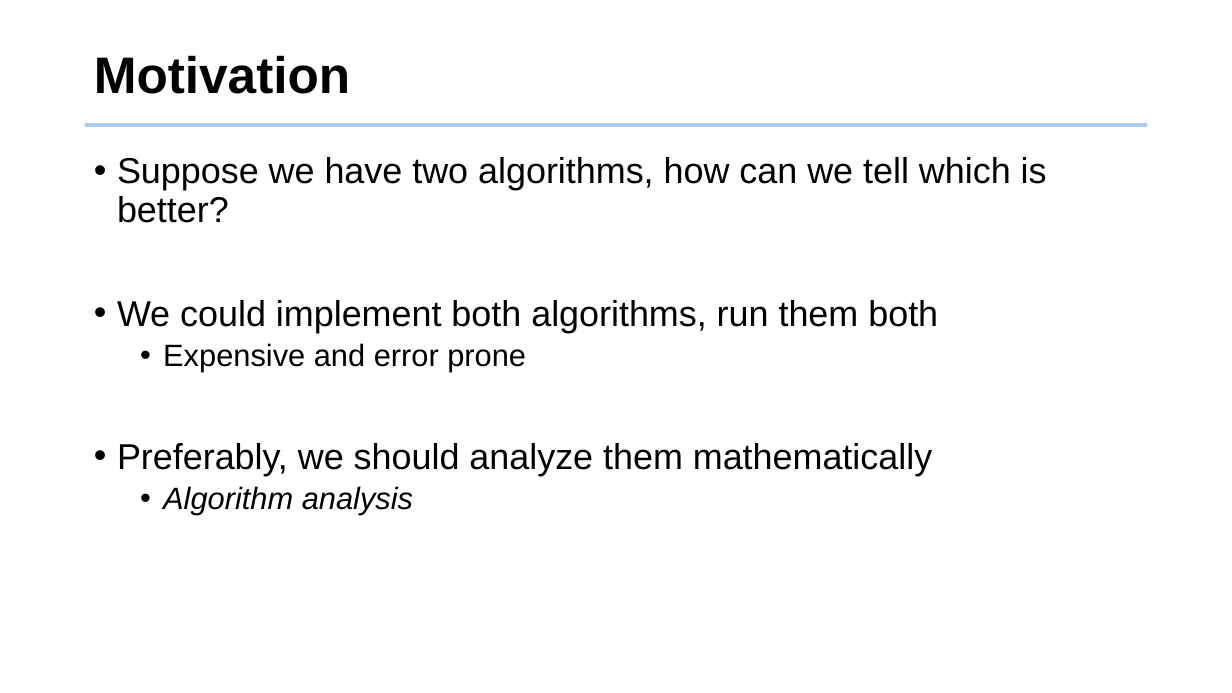
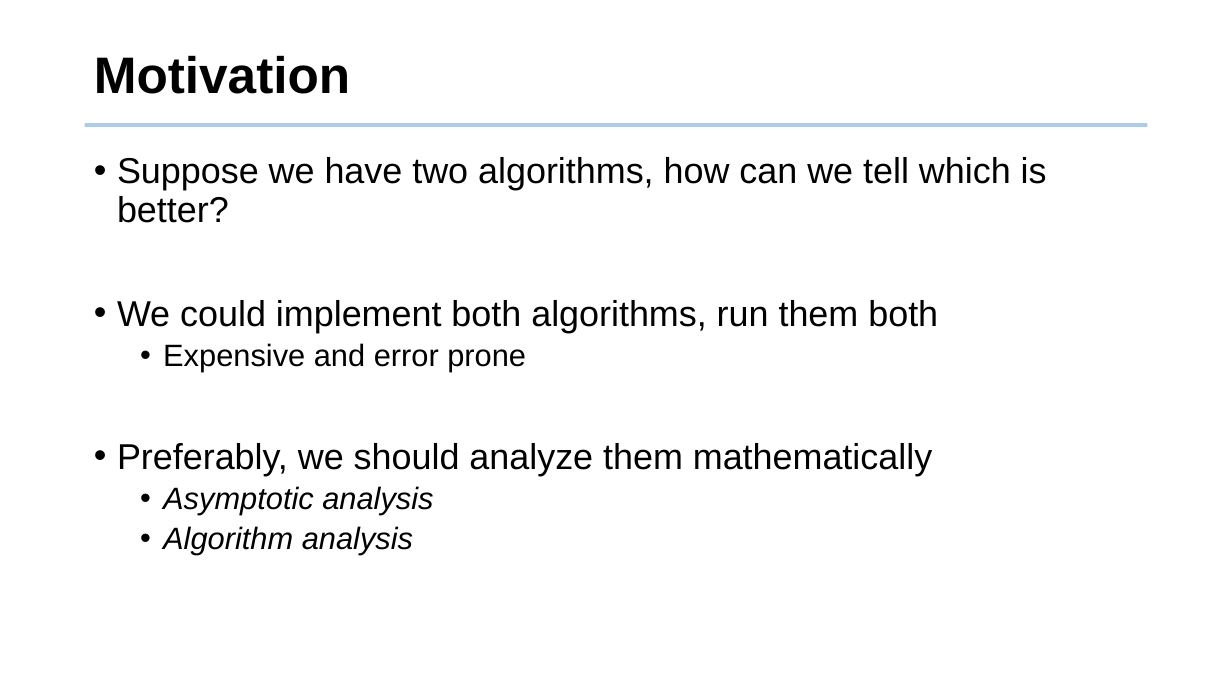
Before and after one commit to tsung-wei-huang/cs2420, a slide deck: slide 3 of slides/asymptotic_analysis.pptx. Drawn at 1232x693 pixels with LibreOffice and Linux fonts; fonts in the diff are those of the drawing; background and template pictures are left out. Boxes give left, top, right and bottom in pixels: in the first picture for what was removed or moved away, otherwise in the second. Text is boxed around its words. In the diff, an @@ line names an element or a change of style, - is before the commit and + after.

```diff
--- a/slides/asymptotic_analysis.pptx
+++ b/slides/asymptotic_analysis.pptx
@@ text at (x1=163, y1=486, x2=433, y2=515): paragraph added @@
+  • Asymptotic analysis
```
Also in this commit, not shown: 8 other slides changed, 4 slides added, 2 other files.
